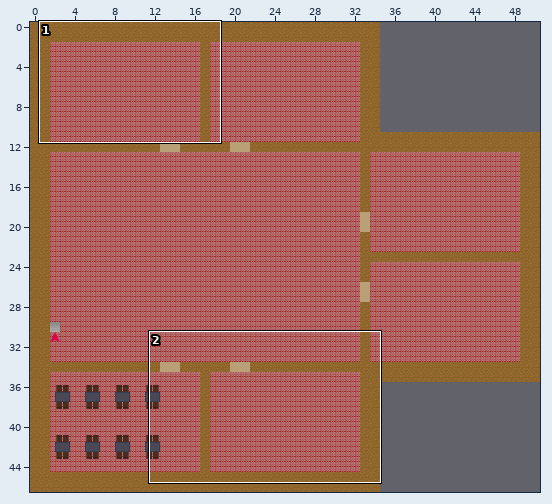
Tiled map: map/ground_floor.tmx. The picture above shows the old version from afar; the outline marks the close-up.
Close-up. Old version:
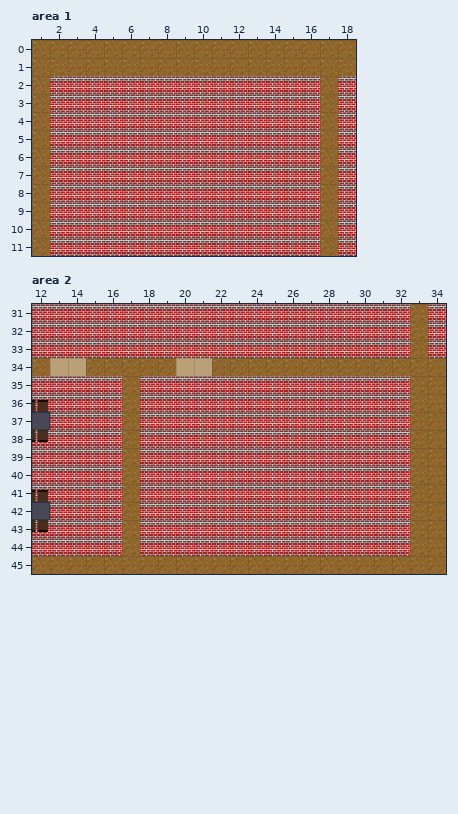
Cells are 32x32 px. Shown: area 1 x 1..18, y 0..11; area 2 x 12..34, y 31..45. The commit also changed other parts of the map, which this record leaves out.
After:
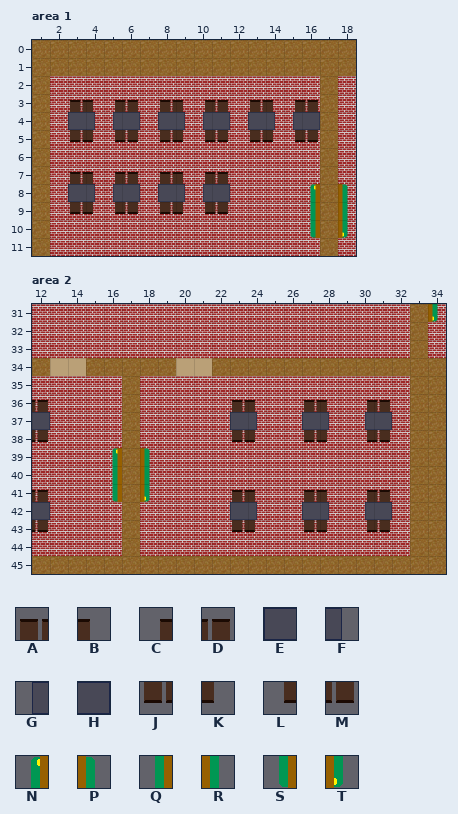
Key: from "objects_tiled_ready": A 0, B 1, C 2, D 3, E 14, F 15, G 16, H 17, J 28, K 29, L 30, M 31, N 64, P 66, Q 78, R 80, S 92, T 94.
_ is an empty cell.
Edits made:
Layer "objects", area 1:
The author put tile A in row 3 at x 3, 8 and 13; in row 7 at x 3 and 8.
The author put tile B in row 3 at x 4, 9 and 14; in row 7 at x 4 and 9.
The author put tile C in row 3 at x 5, 10 and 15; in row 7 at x 5 and 10.
The author put tile D in row 3 at x 6, 11 and 16; in row 7 at x 6 and 11.
The author put tile E in row 4 at x 3, 8 and 13; in row 8 at x 3 and 8.
The author put tile F in row 4 at x 4, 9 and 14; in row 8 at x 4 and 9.
The author put tile G in row 4 at x 5, 10 and 15; in row 8 at x 5 and 10.
The author put tile H in row 4 at x 6, 11 and 16; in row 8 at x 6 and 11.
The author put tile J in row 5 at x 3, 8 and 13; in row 9 at x 3 and 8.
The author put tile K in row 5 at x 4, 9 and 14; in row 9 at x 4 and 9.
The author put tile L in row 5 at x 5, 10 and 15; in row 9 at x 5 and 10.
The author put tile M in row 5 at x 6, 11 and 16; in row 9 at x 6 and 11.
The author put tile N in row 8 at x 16.
The author put tile P in row 8 at x 18.
The author put tile Q in row 9 at x 16.
The author put tile R in row 9 at x 18.
The author put tile S in row 10 at x 16.
The author put tile T in row 10 at x 18.
Layer "objects", area 2:
The author put tile A in row 36 at x 23 and 27; in row 41 at x 23 and 27.
The author put tile B in row 36 at x 24 and 28; in row 41 at x 24 and 28.
The author put tile C in row 36 at x 30; in row 41 at x 30.
The author put tile D in row 36 at x 31; in row 41 at x 31.
The author put tile E in row 37 at x 23 and 27; in row 42 at x 23 and 27.
The author put tile F in row 37 at x 24 and 28; in row 42 at x 24 and 28.
The author put tile G in row 37 at x 30; in row 42 at x 30.
The author put tile H in row 37 at x 31; in row 42 at x 31.
The author put tile J in row 38 at x 23 and 27; in row 43 at x 23 and 27.
The author put tile K in row 38 at x 24 and 28; in row 43 at x 24 and 28.
The author put tile L in row 38 at x 30; in row 43 at x 30.
The author put tile M in row 38 at x 31; in row 43 at x 31.
The author put tile N in row 39 at x 16.
The author put tile P in row 39 at x 18.
The author put tile Q in row 40 at x 16.
The author put tile R in row 40 at x 18.
The author put tile S in row 41 at x 16.
The author put tile T in row 31 at x 34; in row 41 at x 18.
